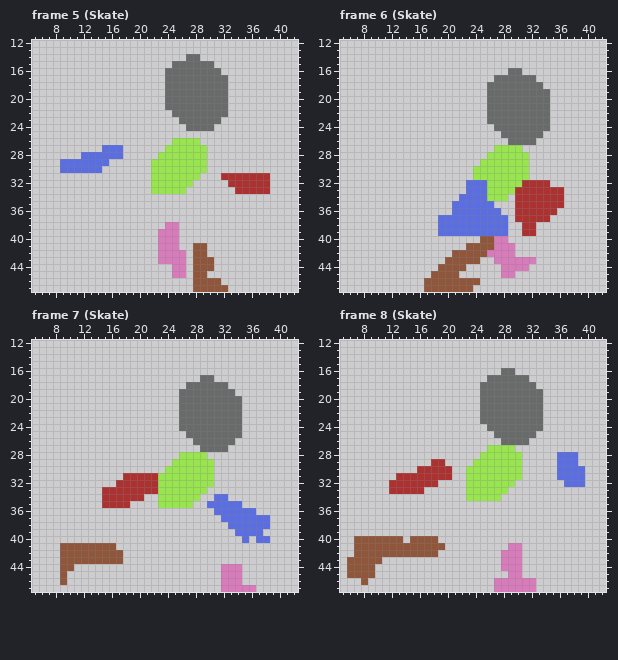
One commit to this pixel-art file: images/WillowAnimations.aseprite. This is how it looked before the edit.
48x48 pixels, 8 frames. Shown: frame 5 (Skate): x 5..42, y 12..47; frame 6 (Skate): x 5..42, y 12..47; frame 7 (Skate): x 5..42, y 12..47; frame 8 (Skate): x 5..42, y 12..47. The commit also changed other frames, which this record leaves out.
The result:
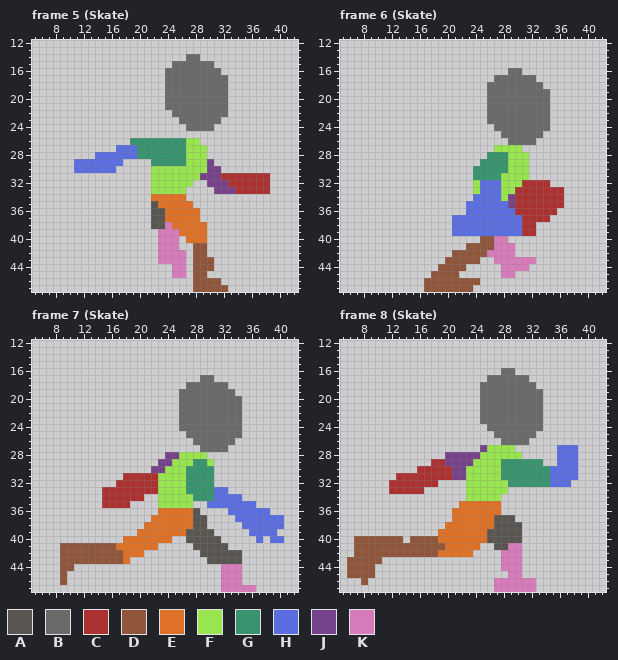
Palette (. is transparent): A #595652  B #696a6a  C #ac3232  D #8f563b  E #df7126  F #99e550  G #37946e  H #5b6ee1  J #76428a  K #d77bba
Log entry: tweak more willow skate cycle
Difference:
layer "Back Arm" added
layer "Back Leg" added
layer "Front Leg" added
layer "Front Arm" added
--- frame 5 (Skate)
@@ x 5..42 @@
 25 ......................................
-26 ....................FFFF..............
-27 ..........HHH......FFFFFF.............
-28 .......HHHHHH.....FFFFFFF.............
-29 ....HHHHHHH......FFFFFFFF.............
-30 ....HHHHHH.......FFFFFFFF.............
-31 .................FFFFFFF...CCCCCCC....
-32 .................FFFFFF.....CCCCCC....
-33 .................FFFFF.......CCCCC....
-34 ......................................
-35 ......................................
-36 ......................................
-37 ......................................
-38 ...................KK.................
-39 ..................KKK.................
-40 ..................KKK.................
+26 ..............GGGGGGGGFF..............
+27 ............HHHGGGGGGGFFF.............
+28 .........HHHHHHGGGGGGGFFF.............
+29 ......HHHHHHH....GGGGGFFFJ............
+30 ......HHHHHH.....FFFFFFFFJJ...........
+31 .................FFFFFFFJJJCCCCCCC....
+32 .................FFFFFF..JJJCCCCCC....
+33 .................FFFFF....JJJCCCCC....
+34 .................EEEEE................
+35 .................AEEEEE...............
+36 .................AAEEEEE..............
+37 .................AAEEEEE..............
+38 .................AAKEEEEE.............
+39 ..................KKKEEEE.............
+40 ..................KKK.EEE.............
 41 ..................KKK..DD.............
--- frame 6 (Skate), layers "Front Hand", "Front Arm", "Back Arm"
@@ x 17..32 @@
 27 ..........FFFF..
-28 .........FFFFFF.
-29 ........FFFFFFF.
-30 .......FFFFFFFF.
-31 .......FFFFFFFF.
-32 ......HHHFFFFFCC
-33 ......HHHFFFFCCC
-34 .....HHHHFFF.CCC
-35 ....HHHHHH...CCC
-36 ....HHHHHHH..CCC
-37 ..HHHHHHHHHH.CCC
-38 ..HHHHHHHHHH..CC
-39 ..HHHHHHHHHH..CC
+28 .........GGGFFF.
+29 ........GGGGFFF.
+30 .......GGGGGFFF.
+31 .......GGGGFFFF.
+32 .......FHHHFFFCC
+33 .......FHHHFFCCC
+34 .......HHHHFJCCC
+35 ......HHHHHHJCCC
+36 ......HHHHHHHCCC
+37 ....HHHHHHHHHHCC
+38 ....HHHHHHHHHHCC
+39 ....HHHHHHHHHHCC
 40 ........DDKK....
--- frame 7 (Skate)
@@ x 5..42 @@
 27 ........................BBBB..........
-28 .....................FFFF.............
-29 ....................FFFFFF............
-30 ...................FFFFFFF............
-31 .............CCCCCFFFFFFFF............
-32 ............CCCCCCFFFFFFFF............
-33 ..........CCCCCCCCFFFFFFF.............
-34 ..........CCCCCC..FFFFFF..HH..........
-35 ..........CCCC....FFFFF..HHHHH........
-36 ..........................HHHHHH......
-37 ...........................HHHHHHH....
-38 ............................HHHHHH....
-39 .............................HHHH.....
-40 ..............................H.HH....
-41 ....DDDDDDDD..........................
-42 ....DDDDDDDDD.........................
-43 ....DDDDDDDDD.........................
+28 ...................JJFFFF.............
+29 ..................JJFFFGGF............
+30 .................JJFFFGGGG............
+31 .............CCCCCFFFFGGGG............
+32 ............CCCCCCFFFFGGGG............
+33 ..........CCCCCCCCFFFFGGGGHH..........
+34 ..........CCCCCC..FFFFFGGGHHHH........
+35 ..........CCCC....FFFFF..HHHHHHH......
+36 ..................EEEEEA....HHHHHH....
+37 .................EEEEEEAA....HHHHHHH..
+38 ................EEEEEEEAA.....HHHHHH..
+39 ...............EEEEEEEAAAA.....HHHH...
+40 .............EEEEEEE..AAAAA.....H.HH..
+41 ....DDDDDDDDEEEEEE.....AAAAA..........
+42 ....DDDDDDDDDEEE........AAAAAA........
+43 ....DDDDDDDDDE...........AAAAA........
 44 ....DD.....................KKK........
--- frame 8 (Skate)
@@ x 17..41 @@
 26 ...........BBBB..........
-27 .........FFFF............
-28 ........FFFFFF.....HHH...
-29 .CC....FFFFFFF.....HHH...
-30 CCCC..FFFFFFFF.....HHHH..
-31 CCCC..FFFFFFFF.....HHHH..
-32 CC....FFFFFFF.......HHH..
+27 ........JFFFF......HHH...
+28 ...JJJJJFFFFFF.....HHH...
+29 .CCJJJJFFFFGGGGGG..HHH...
+30 CCCCJJFFFFFGGGGGGGHHHH...
+31 CCCCJJFFFFFGGGGGGGHHHH...
+32 CC....FFFFFFGGGGGGHHH....
 33 ......FFFFFF.............
 34 ......FFFFF..............
-35 .........................
-36 .........................
-37 .........................
-38 .........................
-39 .........................
-40 DD.......................
-41 DDD.........KK...........
-42 DD.........KKK...........
+35 .....EEEEEE..............
+36 ....EEEEEEE..............
+37 ....EEEEEEAAA............
+38 ...EEEEEEEAAAA...........
+39 ..EEEEEEEAAAAA...........
+40 DDEEEEEEEAAAAA...........
+41 DDDEEEEE..AAKK...........
+42 DDEEEEE....KKK...........
 43 ...........KKK...........
Boxes around the changes in both pictures, in picture pixels (x1, y1, x2, y2):
changed: (60, 138, 235, 243)
changed: (438, 152, 522, 236)
changed: (116, 452, 284, 564)
changed: (438, 445, 585, 557)
